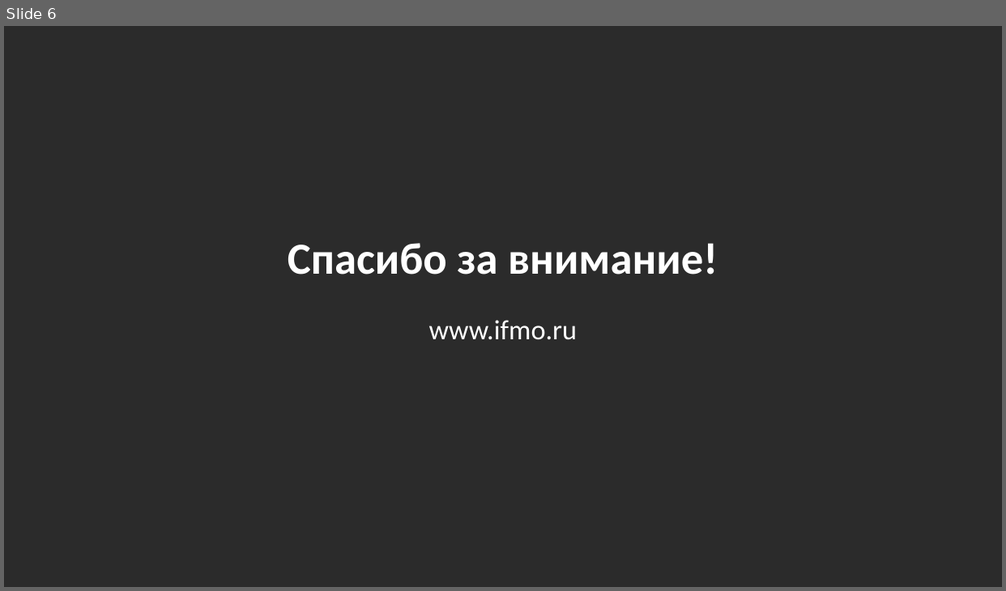
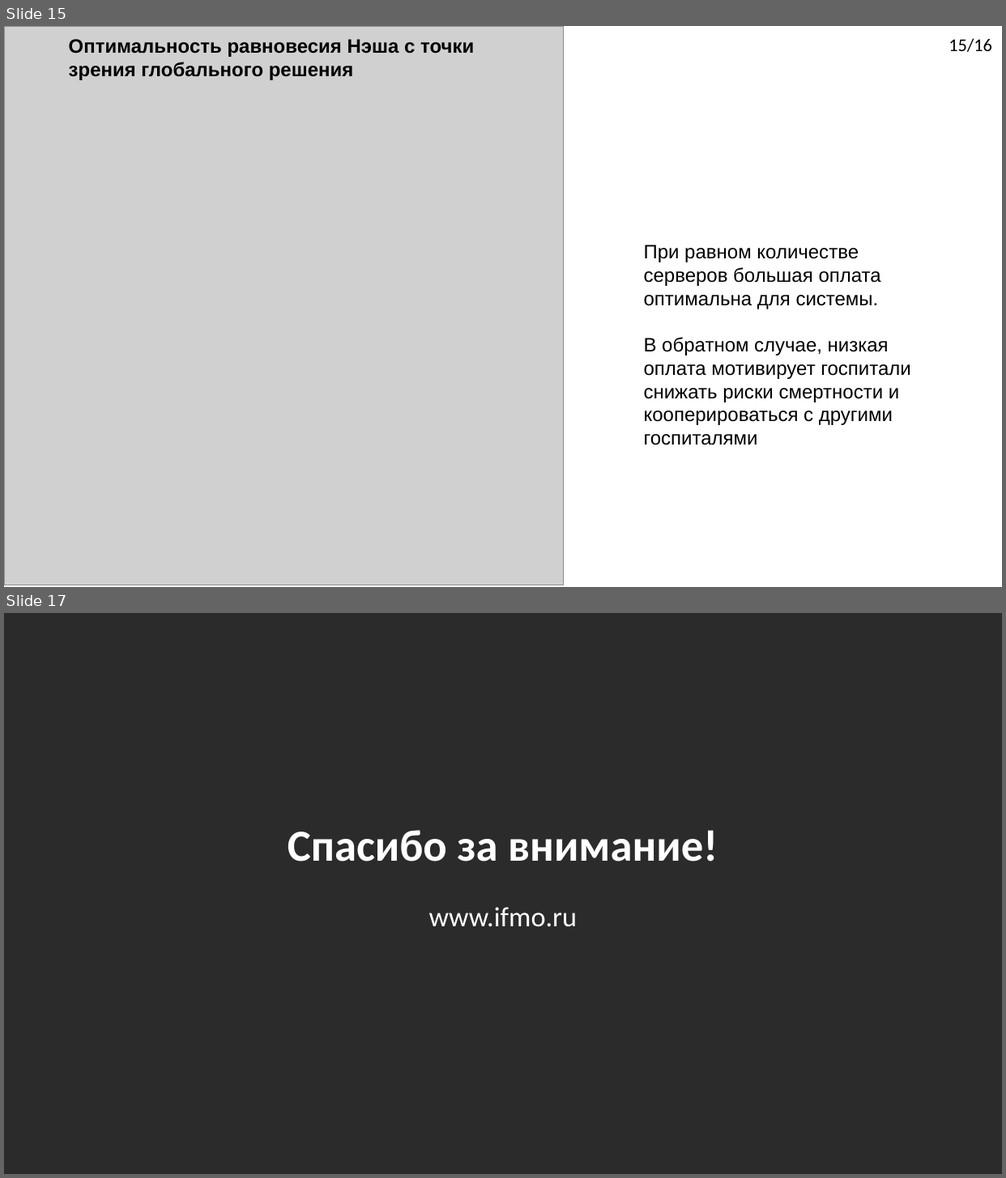
Before and after one commit to DimaStoyanov/Ambulance-Dispatching, a slide deck: Diplom_Presentation.pptx. Shown one above the other, each under a label of ours: slide 6 before the commit, slides 15 and 17 after it; the slides between them are not shown. The pictures are 1006x591 and 1006x1178 pixels, drawn with LibreOffice and Linux fonts; fonts in the diff are those of the drawing; grey boxes stand for pictures; background and template pictures are left out; a plain dark background stands for a picture behind light text. Boxes give left, top, right and bottom in pixels: in the first picture for what was removed or moved away, otherwise in the second. Text is boxed around its words. In the diff, an @@ line names an element or a change of style, - is before the commit and + after.

```diff
--- a/Diplom_Presentation.pptx
+++ b/Diplom_Presentation.pptx
@@ slide 15 added at box(4, 26, 1002, 587), background picture (left out) @@
@@ picture added at box(4, 26, 564, 586) @@
@@ text added at box(69, 39, 474, 80), 14 pt, text #000000, bold @@
+Оптимальность равновесия Нэша с точки зрения глобального решения
@@ text added at box(948, 38, 992, 52), 13 pt, text #000000 @@
+15/16
@@ text added at box(644, 245, 910, 446), 14 pt, text #000000 @@
+При равном количестве серверов большая оплата оптимальна для системы.
+В обратном случае, низкая оплата мотивирует госпитали снижать риски смертности и кооперироваться с другими госпиталями
@@ what was slide 6 is now slide 17 @@
```
Also in this commit, not shown: 3 slides changed, 11 other slides added, 1 slide removed, 1 other file.
